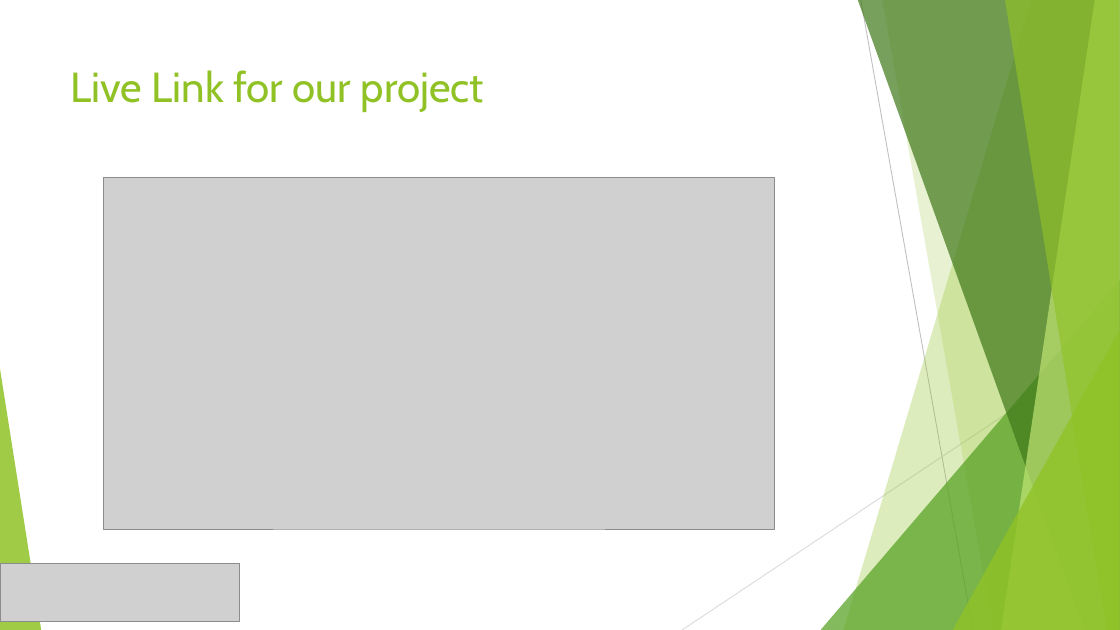
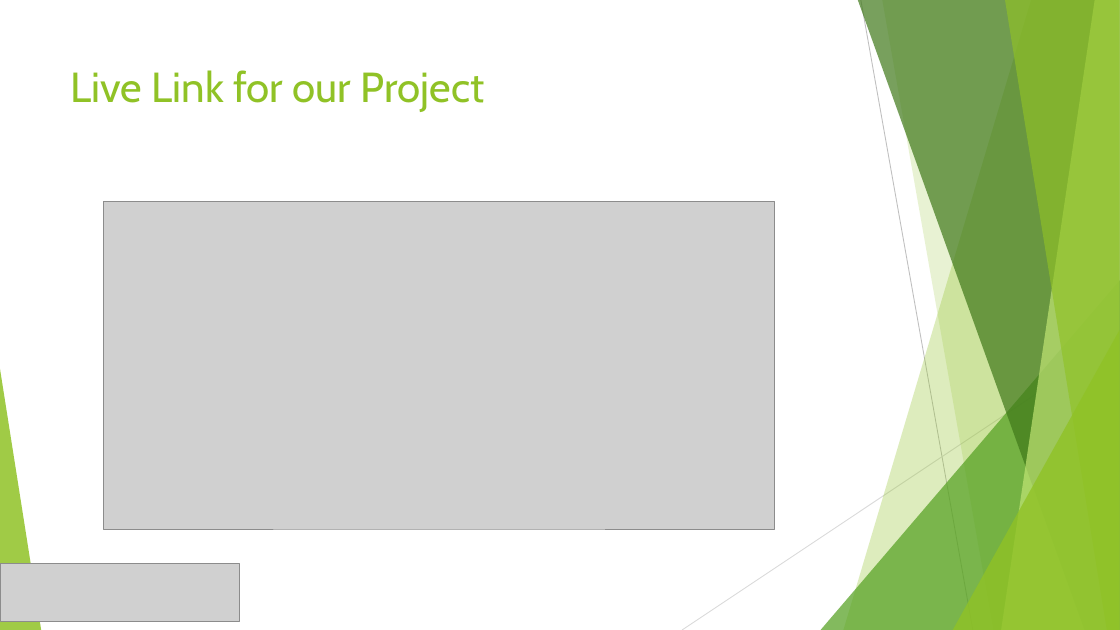
Before and after one commit to NihithaPatcha/BDAT1004_FINALPROJECT, a slide deck: slide 6 of BDAT1004_Group7.pptx. Drawn at 1120x630 pixels with LibreOffice and Linux fonts; fonts in the diff are those of the drawing; grey boxes stand for pictures. Boxes give left, top, right and bottom in pixels: in the first picture for what was removed or moved away, otherwise in the second. Text is boxed around its words. In the diff, an @@ line names an element or a change of style, - is before the commit and + after.

```diff
--- a/BDAT1004_Group7.pptx
+++ b/BDAT1004_Group7.pptx
@@ title at (71, 70, 484, 112): text changed @@
-Live Link for our project
+Live Link for our Project
@@ picture: place and size @@
-picture at (103, 177, 775, 529)
+picture at (103, 202, 775, 529)
```
Also in this commit, not shown: 3 other slides changed.
